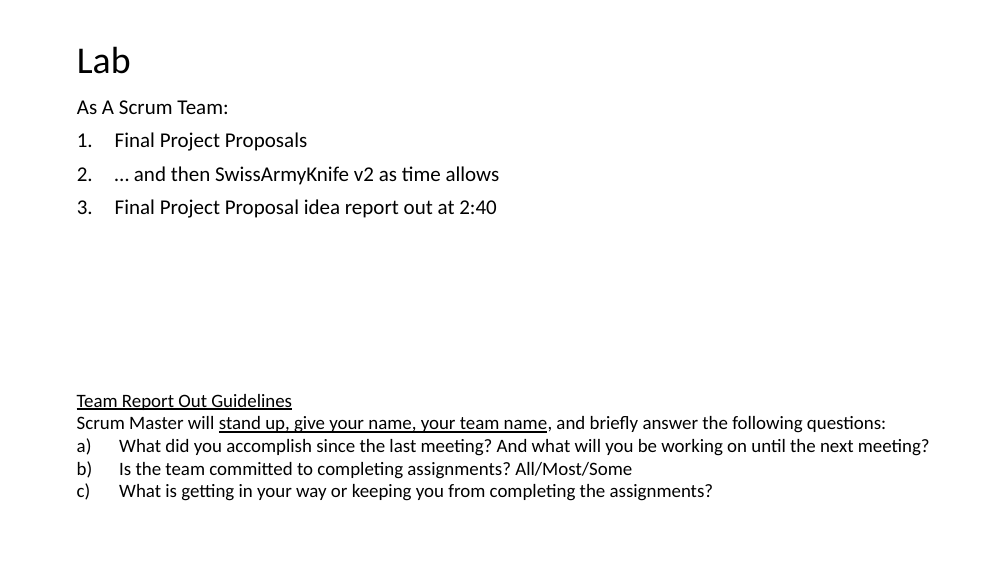
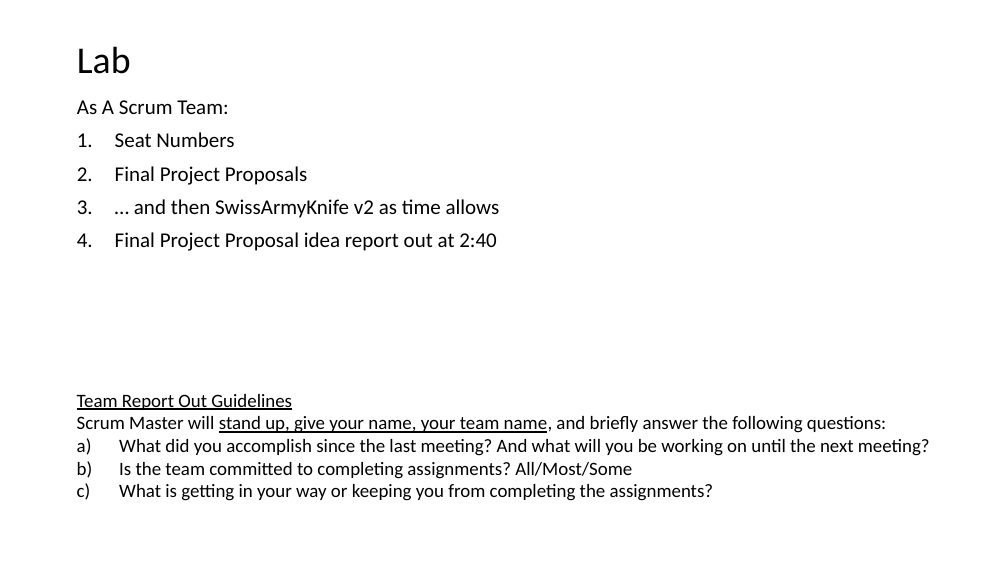
Before and after one commit to EricJPogue/CPSC-24500, a slide deck: slide 6 of lecture-slides/2019-11-06-oop.pptx. Drawn at 1008x567 pixels with LibreOffice and Linux fonts; fonts in the diff are those of the drawing. Boxes give left, top, right and bottom in pixels: in the first picture for what was removed or moved away, otherwise in the second. Text is boxed around its words. In the diff, an @@ line names an element or a change of style, - is before the commit and + after.

```diff
--- a/lecture-slides/2019-11-06-oop.pptx
+++ b/lecture-slides/2019-11-06-oop.pptx
@@ text at (x1=115, y1=132, x2=234, y2=147): paragraph added @@
+1. Seat Numbers
```
Also in this commit, not shown: 1 other file.
